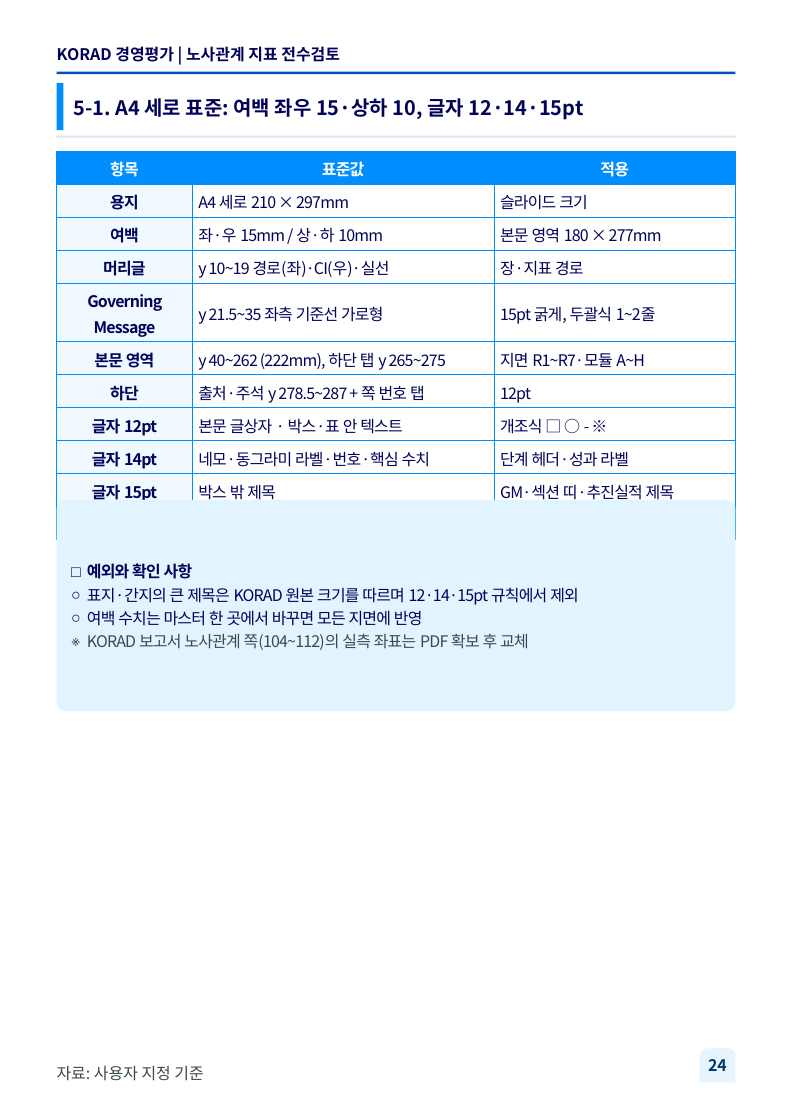
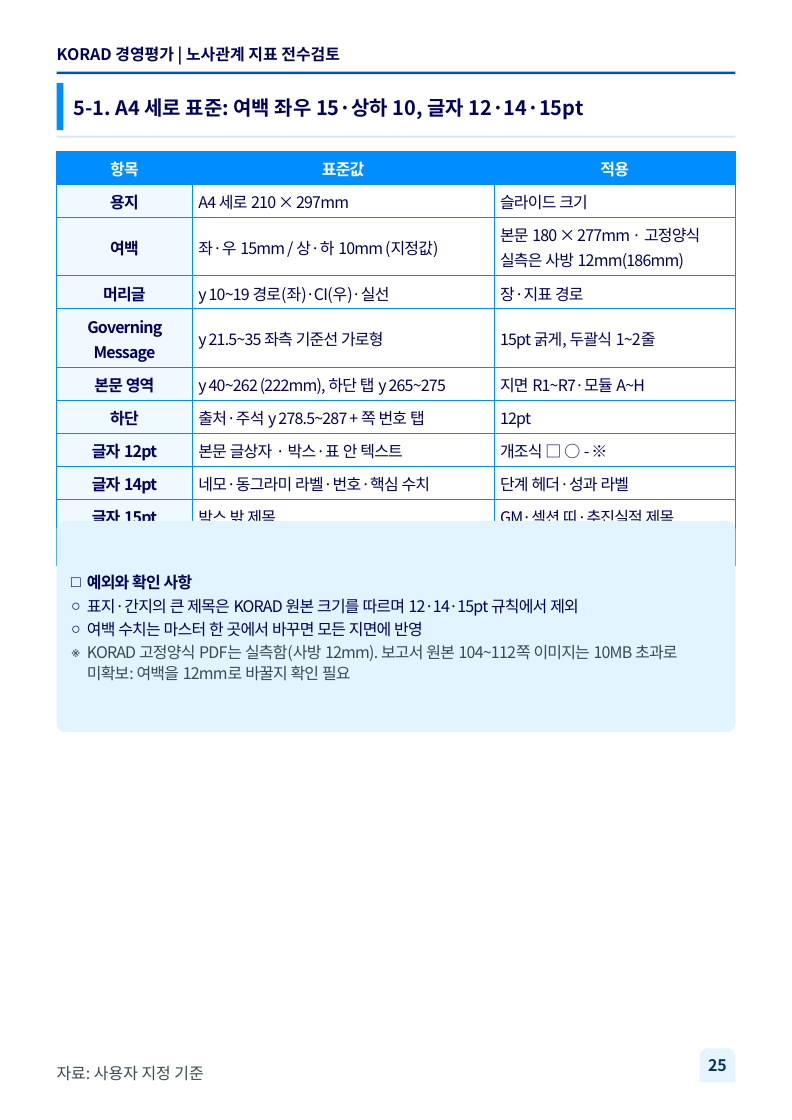
Before and after one commit to khjlsi-creator/claude, a slide deck: slide 25 of korad-경영평가-ppt/KORAD_경영평가_노사관계_A4세로.pptx (slide 24 before the commit). Drawn at 792x1120 pixels with LibreOffice and Linux fonts; fonts in the diff are those of the drawing; background and template pictures are left out. Boxes give left, top, right and bottom in pixels: in the first picture for what was removed or moved away, otherwise in the second. Text is boxed around its words. In the diff, an @@ line names an element or a change of style, - is before the commit and + after.

```diff
--- a/korad-경영평가-ppt/KORAD_경영평가_노사관계_A4세로.pptx
+++ b/korad-경영평가-ppt/KORAD_경영평가_노사관계_A4세로.pptx
@@ table at bbox=[57, 150, 735, 525] @@
-row 3, column 2: 좌·우 15mm / 상·하 10mm
+row 3, column 2: 좌·우 15mm / 상·하 10mm (지정값)
-row 3, column 3: 본문 영역 180 × 277mm
+row 3, column 3: 본문 180 × 277mm · 고정양식 실측은 사방 12mm(186mm)
@@ rounded rectangle "예외와 확인 사항": place and size @@
-rounded rectangle "예외와 확인 사항" at bbox=[57, 500, 735, 711]
+rounded rectangle "예외와 확인 사항" at bbox=[57, 521, 735, 732]
@@ text in rounded rectangle at bbox=[87, 644, 677, 681]: text changed @@
-※ KORAD 보고서 노사관계 쪽(104~112)의 실측 좌표는 PDF 확보 후 교체
+※ KORAD 고정양식 PDF는 실측함(사방 12mm). 보고서 원본 104~112쪽 이미지는 10MB 초과로 미확보: 여백을 12mm로 바꿀지 확인 필요
@@ page number at bbox=[708, 1059, 727, 1071]: text changed @@
-24
+25
```
Also in this commit, not shown: 1 slide added, 2 other files.
